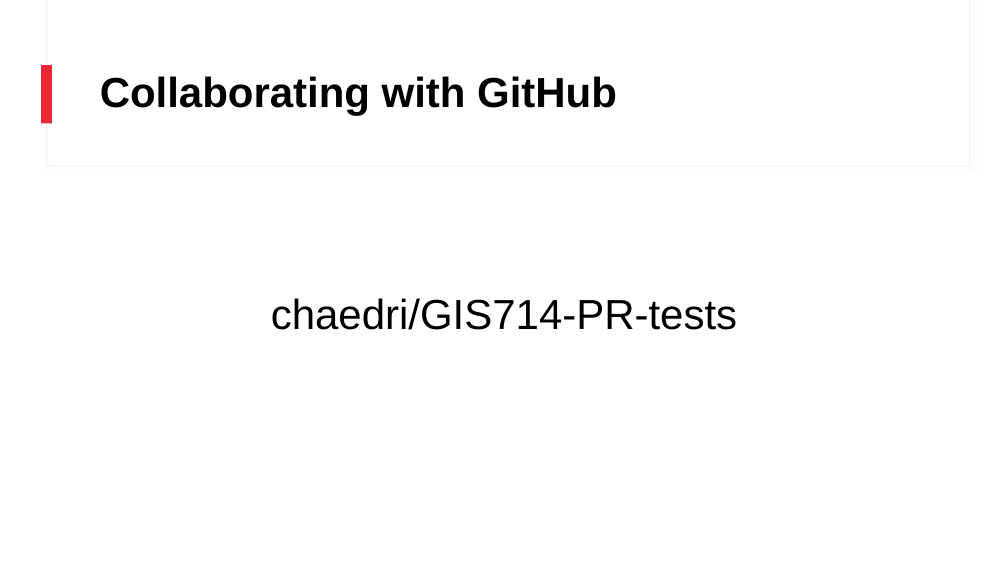
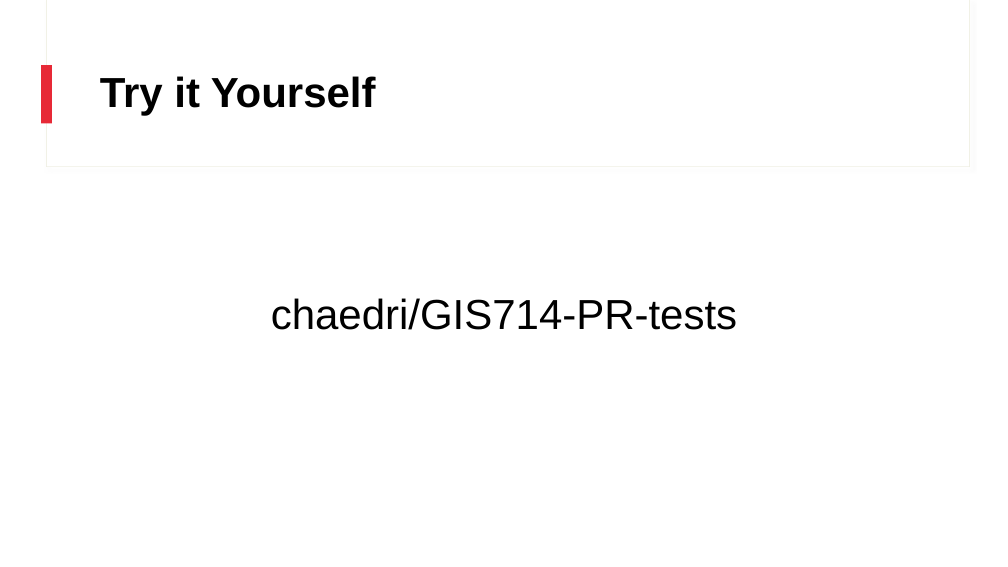
Before and after one commit to ncsu-geoforall-lab/GIS714-assignments, a slide deck: slide 17 of Intro_To_Git/Slides/Introduction_to_Git_and_GitHub.pptx (slide 15 before the commit). Drawn at 1008x567 pixels with LibreOffice and Linux fonts; fonts in the diff are those of the drawing. Boxes give left, top, right and bottom in pixels: in the first picture for what was removed or moved away, otherwise in the second. Text is boxed around its words. In the diff, an @@ line names an element or a change of style, - is before the commit and + after.

```diff
--- a/Intro_To_Git/Slides/Introduction_to_Git_and_GitHub.pptx
+++ b/Intro_To_Git/Slides/Introduction_to_Git_and_GitHub.pptx
@@ title at (100, 76, 376, 116): text changed @@
-Collaborating with GitHub
+Try it Yourself
```
Also in this commit, not shown: 3 other slides changed, 3 slides added, 1 slide removed, 1 other file.
